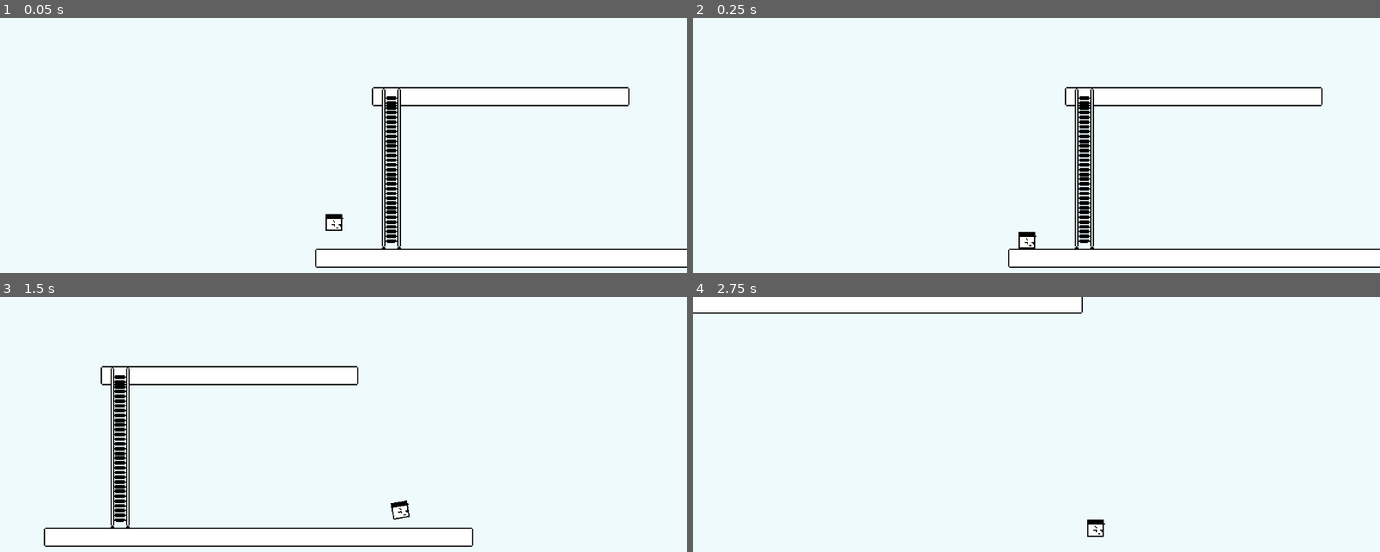
Above: before the commit, frames 1-4 (two rows, left to right).
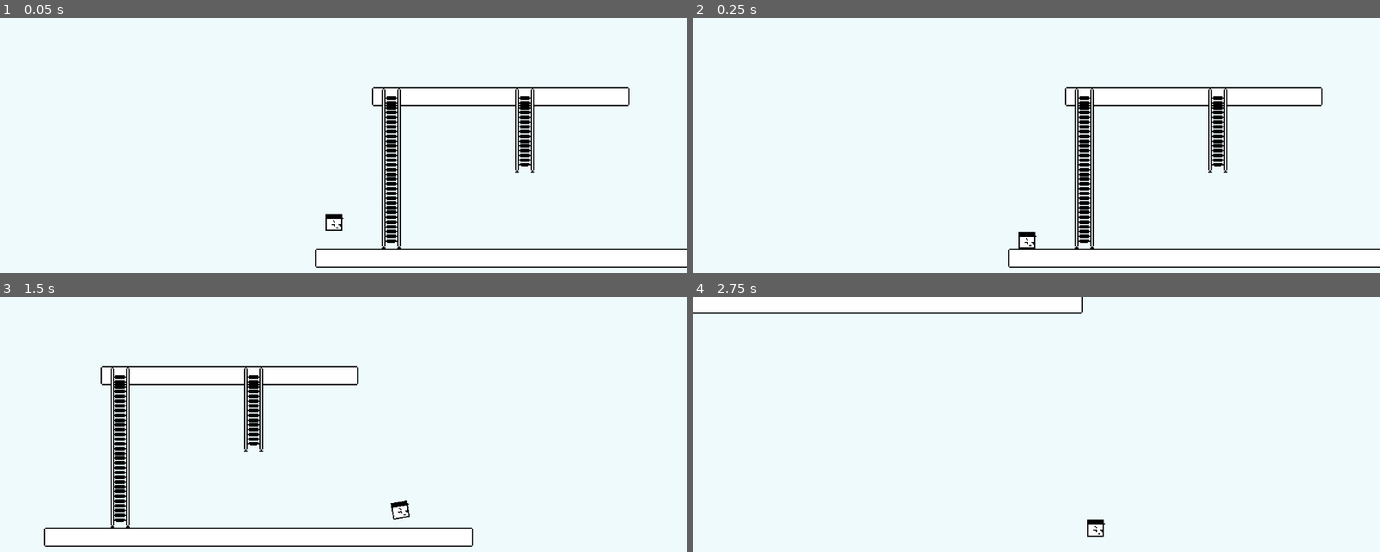
Above: after the commit, the same moments.

Repository: mariacki/and_what
Game: Godot game, scene res://scenes/game.tscn
Same seed, same stepped clock (60 frames per second), same inputs: the game is played once before the commit and once after it.
Inputs:
- Up to frame 1 (0.05 s): no input
- Up to frame 2 (0.25 s): no input
- Up to frame 3 (1.5 s): tap Enter at 0.5 s; hold Right (ui_right) from 0.53 s (still down); tap Ctrl (action) at 0.6, 1.35 s
- Up to frame 4 (2.75 s): release Right (ui_right) at 2.03 s; hold Left (ui_left) from 2.03 s (still down); tap Ctrl (action) at 2.1 s

The runs differ from the first frame. In frame 1, 0.7% of the frame differs, in the area x 75-78%, y 27-61%; in frame 2, 0.7%; in frame 3, 0.7%; in frame 4, nothing differs.

Commit message:
Fixed climbing

Diff:
--- a/project.godot
+++ b/project.godot
@@ -26,16 +26,19 @@
 left={
 "deadzone": 0.2,
 "events": [Object(InputEventKey,"resource_local_to_scene":false,"resource_name":"","device":-1,"window_id":0,"alt_press …(195 unchanged characters)…
+, Object(InputEventJoypadMotion,"resource_local_to_scene":false,"resource_name":"","device":-1,"axis":0,"axis_value":-1.0,"script":null)
 ]
 }
 right={
 "deadzone": 0.2,
 "events": [Object(InputEventKey,"resource_local_to_scene":false,"resource_name":"","device":-1,"window_id":0,"alt_press …(195 unchanged characters)…
+, Object(InputEventJoypadMotion,"resource_local_to_scene":false,"resource_name":"","device":-1,"axis":0,"axis_value":1.0,"script":null)
 ]
 }
 action={
 "deadzone": 0.2,
 "events": [Object(InputEventKey,"resource_local_to_scene":false,"resource_name":"","device":-1,"window_id":0,"alt_press …(195 unchanged characters)…
+, Object(InputEventJoypadButton,"resource_local_to_scene":false,"resource_name":"","device":-1,"button_index":0,"pressure":0.0,"pressed":true,"script":null)
 ]
 }
 
--- a/scenes/game.tscn
+++ b/scenes/game.tscn
@@ -26,3 +26,8 @@
 z_index = 100
 position = Vector2(128, 448)
 number_of_segments = 7
+
+[node name="Ladder2" parent="." unique_id=1825102335 instance=ExtResource("2_yqjtg")]
+z_index = 100
+position = Vector2(240, 448)
+number_of_segments = 3
--- a/src/player/states/player_walking.gd
+++ b/src/player/states/player_walking.gd
@@ -1,6 +1,7 @@
 class_name PlayerWalking extends PlayerBaseState
 
 func _exit(player: Player) -> void:
+	player.can_climb = false
 	player.arrow.visible = false
 	player.animation_player.play("idle")
 
